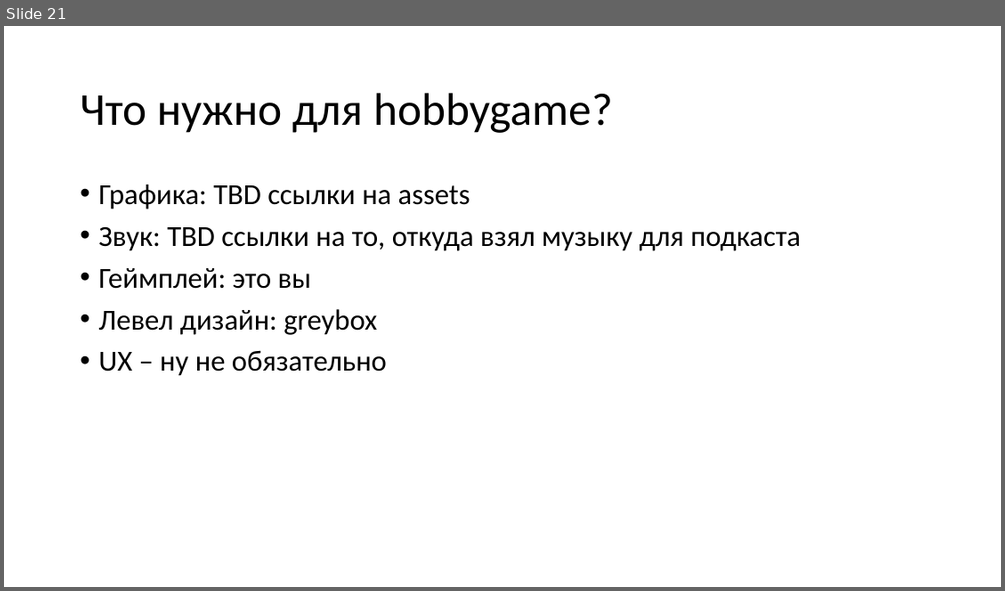
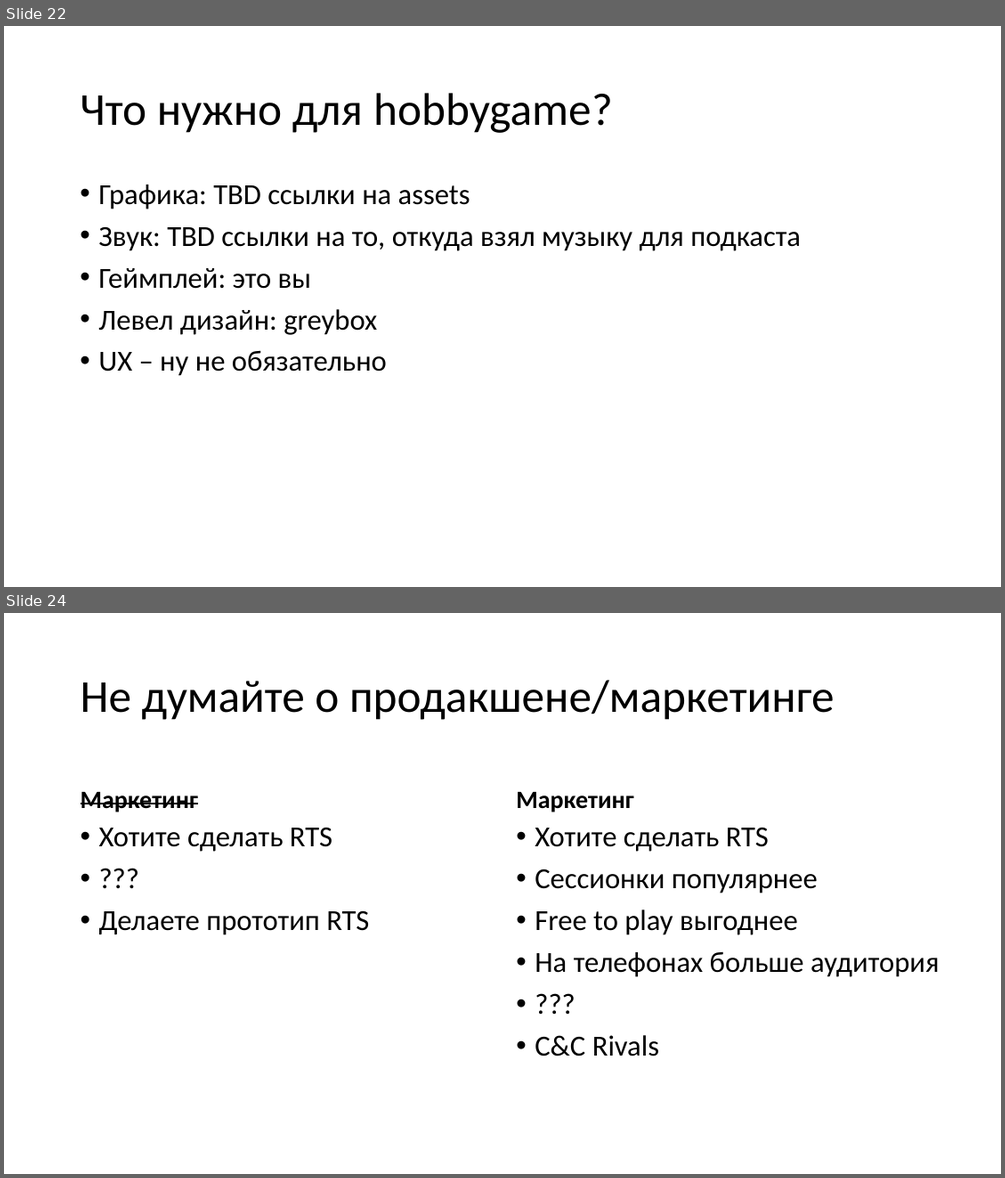
Before and after one commit to kugushev/presentations, a slide deck: 2020_GameDev-As-Hobby/Presentation.pptx. Shown one above the other, each under a label of ours: slide 21 before the commit, slides 22 and 24 after it; the slides between them are not shown. The pictures are 1005x591 and 1005x1178 pixels, drawn with LibreOffice and Linux fonts; fonts in the diff are those of the drawing. Boxes give left, top, right and bottom in pixels: in the first picture for what was removed or moved away, otherwise in the second. Text is boxed around its words. In the diff, an @@ line names an element or a change of style, - is before the commit and + after.

```diff
--- a/2020_GameDev-As-Hobby/Presentation.pptx
+++ b/2020_GameDev-As-Hobby/Presentation.pptx
@@ slide 24 added at [4, 613, 1001, 1174], background #FFFFFF @@
@@ title added at [81, 680, 834, 720], 44 pt, text #000000 @@
+Не думайте о продакшене/маркетинге
@@ text added at [81, 792, 198, 812], 24 pt, text #000000, bold, strikethrough @@
+Маркетинг
@@ text added at [516, 792, 633, 812], 24 pt, text #000000, bold @@
+Маркетинг
@@ text added at [99, 827, 369, 935], 28 pt, text #000000 @@
+• Хотите сделать RTS
+• ???
+• Делаете прототип RTS
@@ text added at [534, 827, 939, 1056], 28 pt, text #000000 @@
+• Хотите сделать RTS
+• Сессионки популярнее
+• Free to play выгоднее
+• На телефонах больше аудитория
+• ???
+• C&C Rivals
@@ what was slide 21 is now slide 22 @@
```
Also in this commit, not shown: 11 other slides added.
